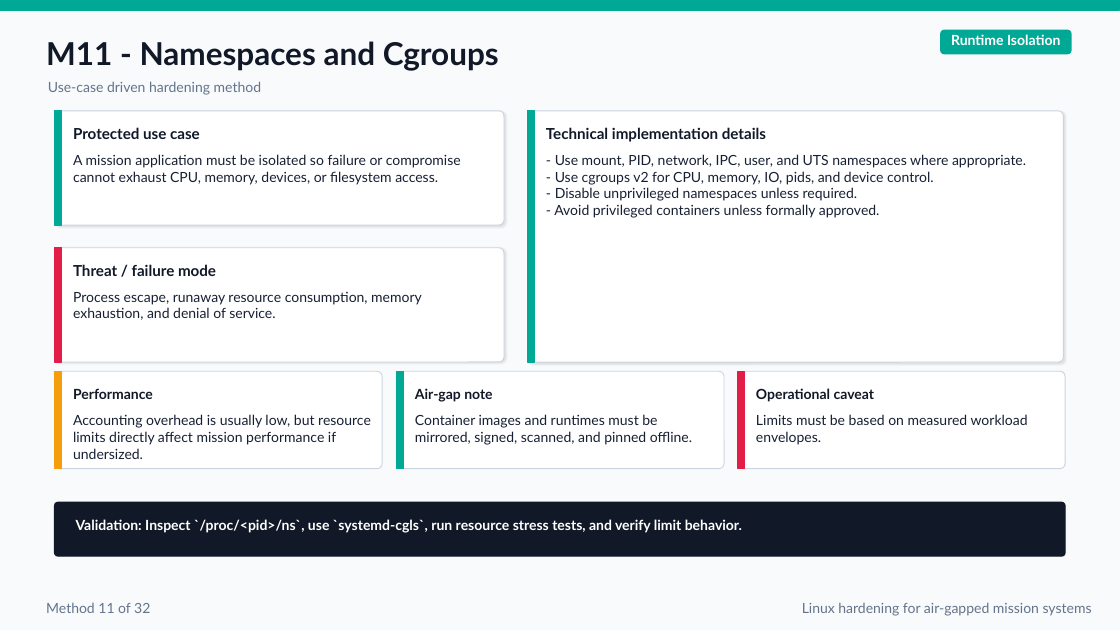
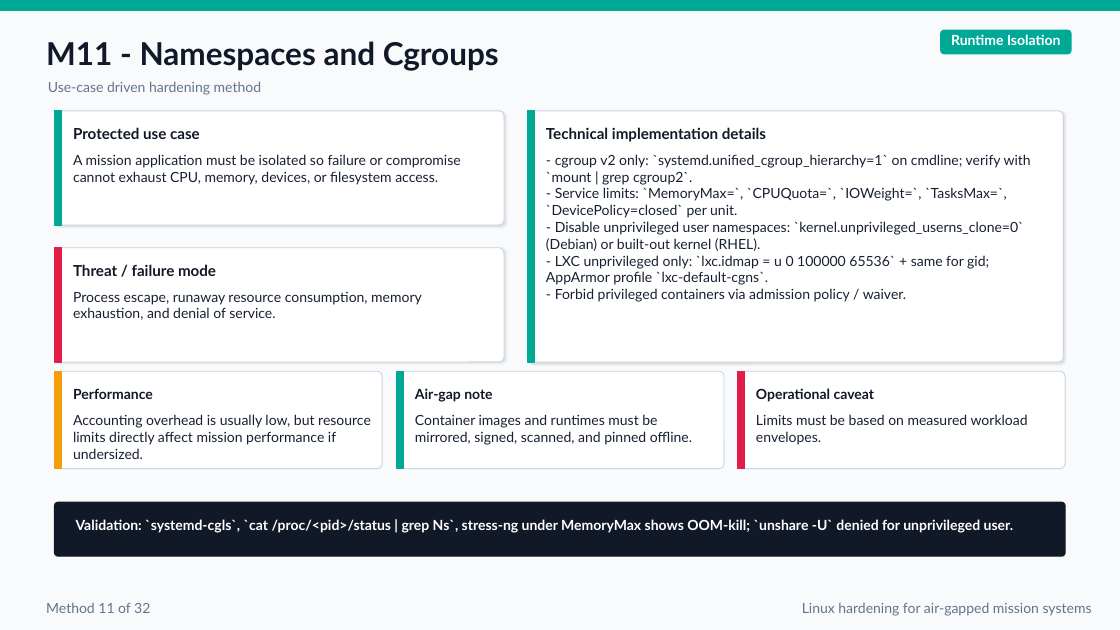
Before and after one commit to FelixKras/Drawio-stuff-, a slide deck: slide 21 of Linux_Mission_Critical_Air_Gapped_Hardening_Final.pptx. Drawn at 1120x630 pixels with LibreOffice and Linux fonts; fonts in the diff are those of the drawing. Boxes give left, top, right and bottom in pixels: in the first picture for what was removed or moved away, otherwise in the second. Text is boxed around its words. In the diff, an @@ line names an element or a change of style, - is before the commit and + after.

```diff
--- a/Linux_Mission_Critical_Air_Gapped_Hardening_Final.pptx
+++ b/Linux_Mission_Critical_Air_Gapped_Hardening_Final.pptx
@@ text at bbox=[546, 154, 1031, 302]: text changed @@
-- Use mount, PID, network, IPC, user, and UTS namespaces where appropriate.
-- Use cgroups v2 for CPU, memory, IO, pids, and device control.
-- Disable unprivileged namespaces unless required.
-- Avoid privileged containers unless formally approved.
+- cgroup v2 only: `systemd.unified_cgroup_hierarchy=1` on cmdline; verify with `mount | grep cgroup2`.
+- Service limits: `MemoryMax=`, `CPUQuota=`, `IOWeight=`, `TasksMax=`, `DevicePolicy=closed` per unit.
+- Disable unprivileged user namespaces: `kernel.unprivileged_userns_clone=0` (Debian) or built-out kernel (RHEL).
+- LXC unprivileged only: `lxc.idmap = u 0 100000 65536` + same for gid; AppArmor profile `lxc-default-cgns`.
+- Forbid privileged containers via admission policy / waiver.
@@ text at bbox=[76, 519, 1013, 533]: text changed @@
-Validation: Inspect `/proc/<pid>/ns`, use `systemd-cgls`, run resource stress tests, and verify limit behavior.
+Validation: `systemd-cgls`, `cat /proc/<pid>/status | grep Ns`, stress-ng under MemoryMax shows OOM-kill; `unshare -U` denied for unprivileged user.
```
Also in this commit, not shown: 35 other slides changed, 1 slide added.
